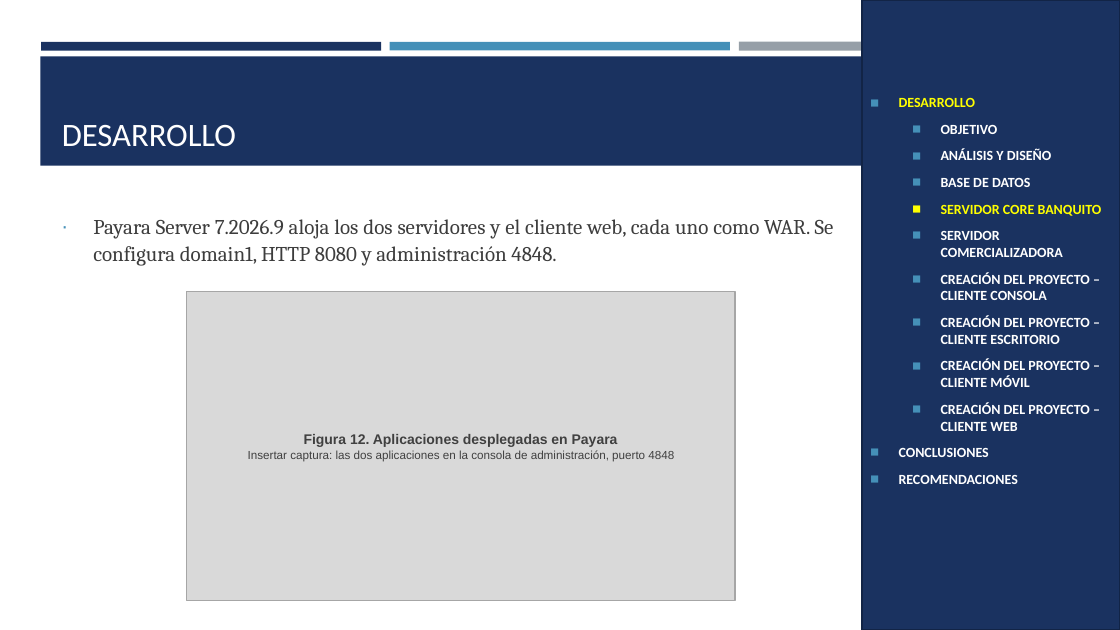
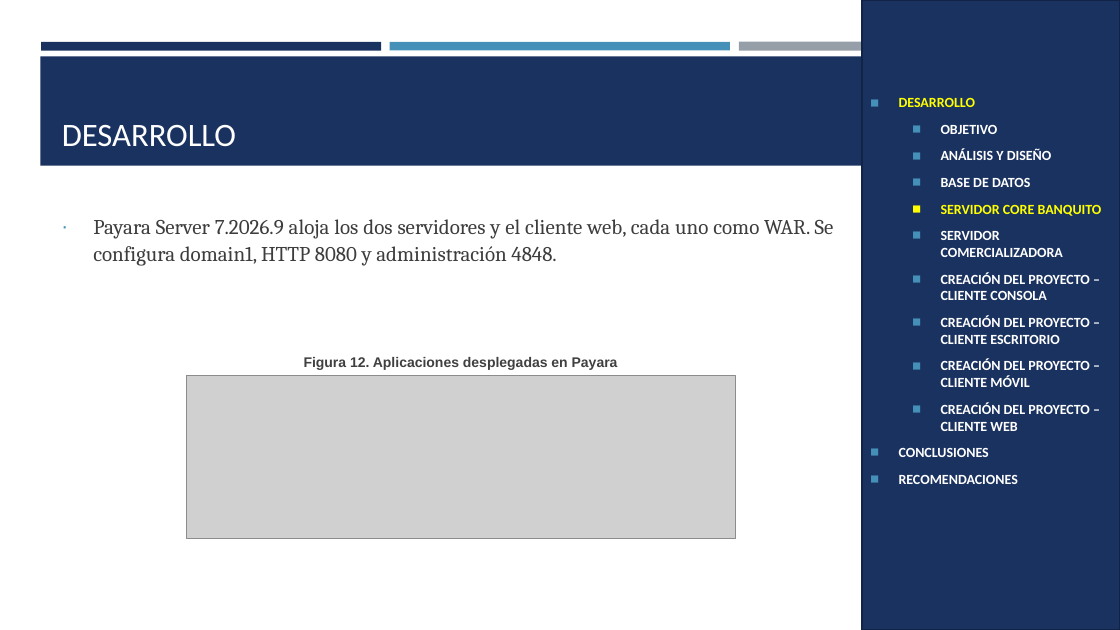
Before and after one commit to Teo344/Arquitectura_GRUPO03, a slide deck: slide 13 of EX.1.1. PAO202651_BANQUITO_CELULARES_RESTFUL_JAVA_NRC36884_GR03/05. DOCUMENTACION/PRESENTACION EX.1.1. BANQUITO CELULARES RESTFUL con BDD LOCAL en JAVA GR03.pptx. Drawn at 1120x630 pixels with LibreOffice and Linux fonts; fonts in the diff are those of the drawing; grey boxes stand for pictures. Boxes give left, top, right and bottom in pixels: in the first picture for what was removed or moved away, otherwise in the second. Text is boxed around its words. In the diff, an @@ line names an element or a change of style, - is before the commit and + after.

```diff
--- a/EX.1.1. PAO202651_BANQUITO_CELULARES_RESTFUL_JAVA_NRC36884_GR03/05. DOCUMENTACION/PRESENTACION EX.1.1. BANQUITO CELULARES RESTFUL con BDD LOCAL en JAVA GR03.pptx
+++ b/EX.1.1. PAO202651_BANQUITO_CELULARES_RESTFUL_JAVA_NRC36884_GR03/05. DOCUMENTACION/PRESENTACION EX.1.1. BANQUITO CELULARES RESTFUL con BDD LOCAL en JAVA GR03.pptx
@@ text "Figura 12. Aplicaciones desplegadas en ...": place and size @@
-text "Figura 12. Aplicaciones desplegadas en ..." at [187,292,735,601]
+text "Figura 12. Aplicaciones desplegadas en ..." at [304,357,618,370]
@@ text "Figura 12. Aplicaciones desplegadas en ..." at [304,357,618,370]: vertical alignment middle to top; fill #D9D9D9 to none; outline #A6A6A6 1 pt to none @@
@@ picture added at [187,376,735,539] @@
@@ text at [248,450,674,462]: paragraph removed @@
-Insertar captura: las dos aplicaciones en la consola de administración, puerto 4848
```
Also in this commit, not shown: 23 other slides changed.
